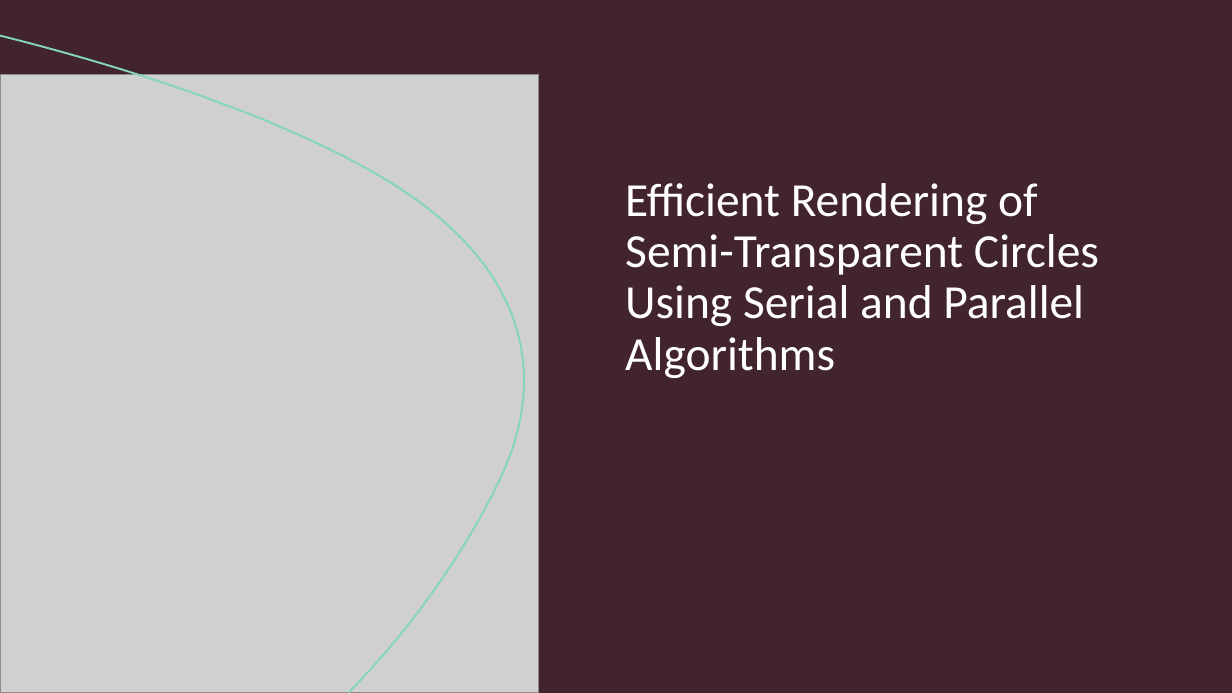
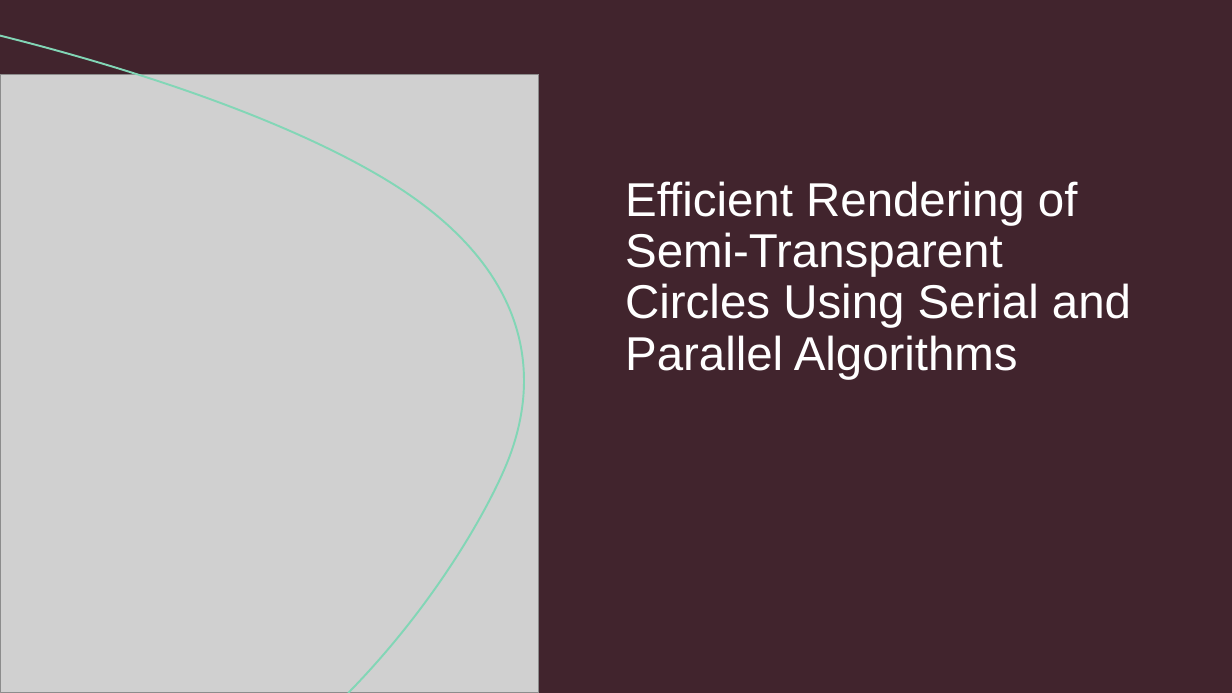
Before and after one commit to R-Marconi01/Renderer, a slide deck: slide 1 of Renderer.pptx. Drawn at 1232x693 pixels with LibreOffice and Linux fonts; fonts in the diff are those of the drawing; grey boxes stand for pictures. Boxes give left, top, right and bottom in pixels: in the first picture for what was removed or moved away, otherwise in the second. Text is boxed around its words. In the diff, an @@ line names an element or a change of style, - is before the commit and + after.

```diff
--- a/Renderer.pptx
+++ b/Renderer.pptx
@@ title "Efficient Rendering of Semi-Transparent Circles ..." at <box>625,181,1131,379</box>: font Calibri to Arial @@
```
Also in this commit, not shown: 7 other slides changed, 1 slide added, 2 slides removed, 1 other file.
